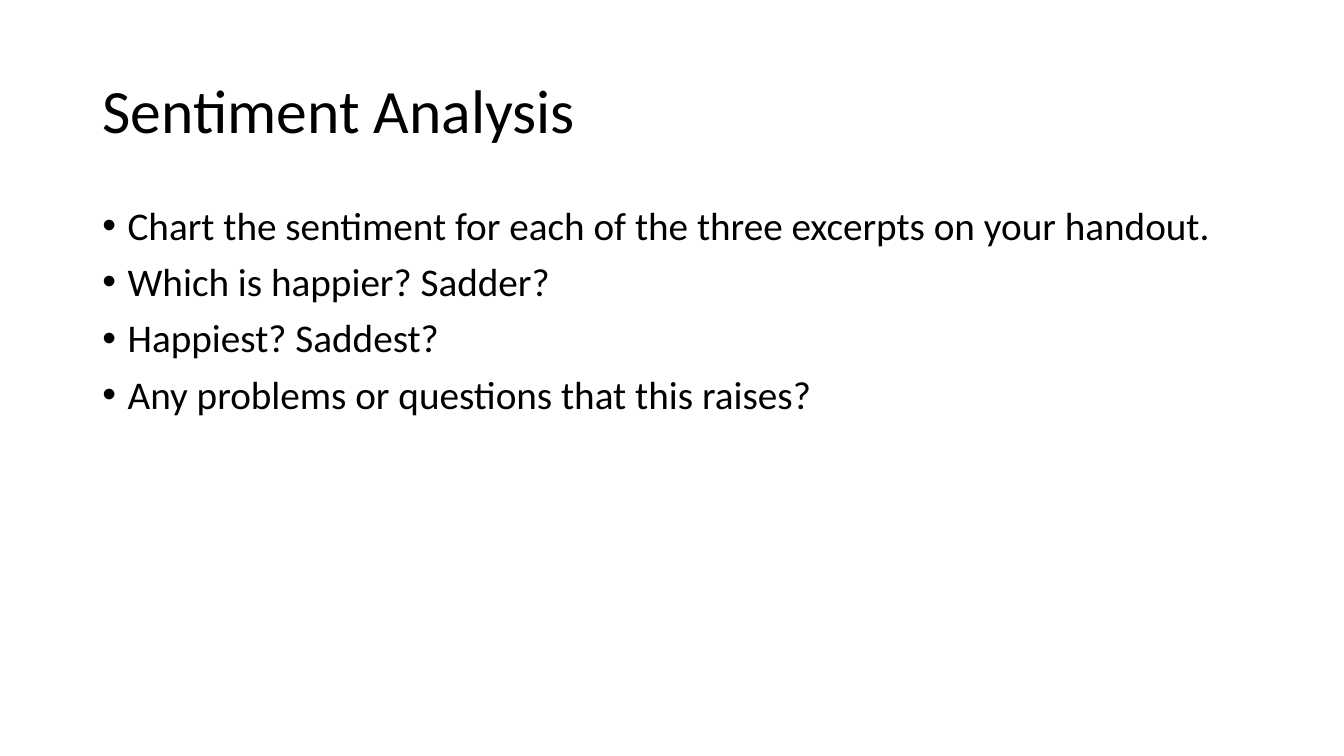
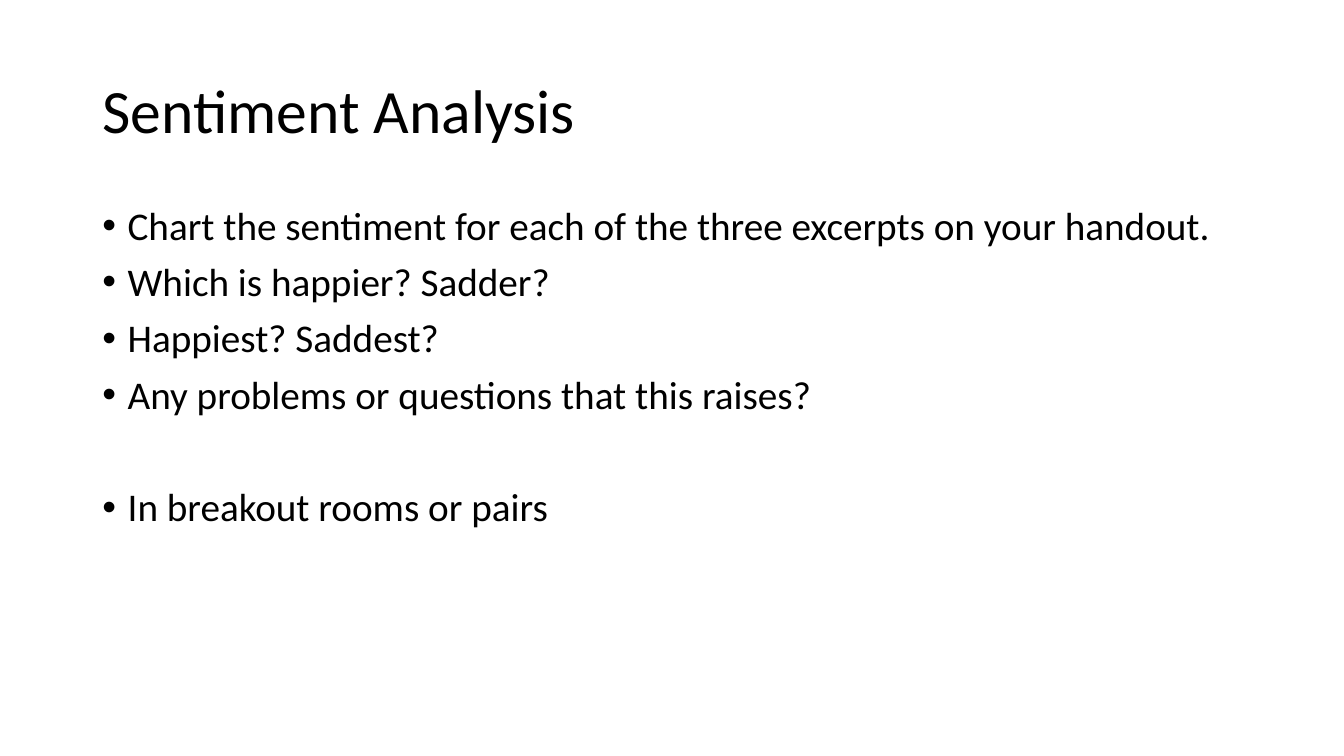
Before and after one commit to scholarslab/praxis, a slide deck: slide 15 of assets/workshop-on-workshops/workshop-on-workshops.pptx. Drawn at 1344x756 pixels with LibreOffice and Linux fonts; fonts in the diff are those of the drawing. Boxes give left, top, right and bottom in pixels: in the first picture for what was removed or moved away, otherwise in the second. Text is boxed around its words. In the diff, an @@ line names an element or a change of style, - is before the commit and + after.

```diff
--- a/assets/workshop-on-workshops/workshop-on-workshops.pptx
+++ b/assets/workshop-on-workshops/workshop-on-workshops.pptx
@@ text at (x1=128, y1=493, x2=548, y2=528): paragraph added @@
+• In breakout rooms or pairs
```
Also in this commit, not shown: 5 other slides changed, 1 slide added, 1 other file.
